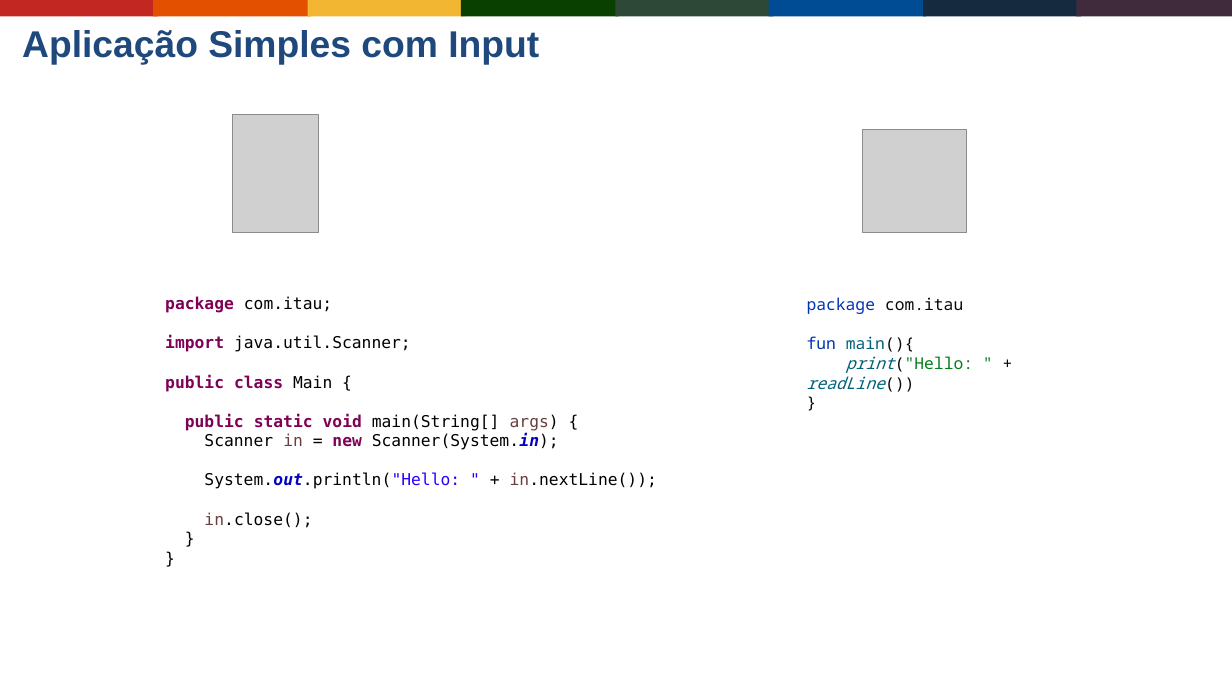
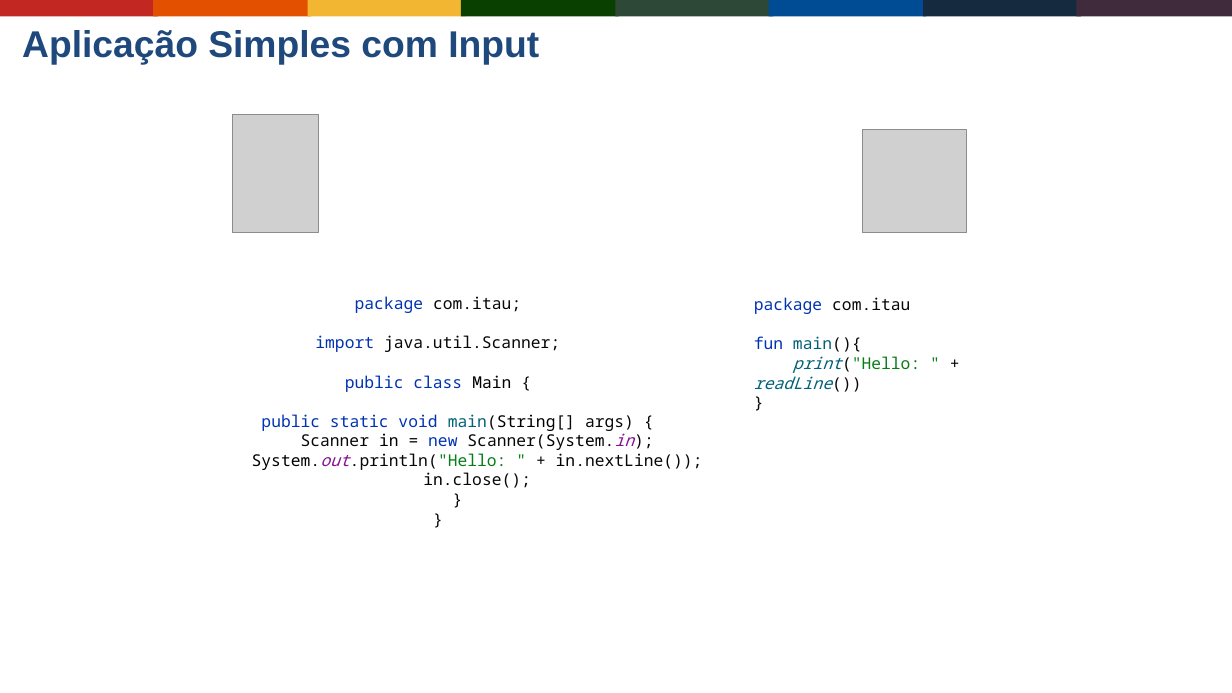
Before and after one commit to Gabrielgps25/meetup-kotlin-java-differences-features, a slide deck: slide 22 of buscando-interoperabilidade-entre-java-jvm-kotlin.odp. Drawn at 1232x693 pixels with LibreOffice and Linux fonts; fonts in the diff are those of the drawing; grey boxes stand for pictures; background and template pictures are left out. Boxes give left, top, right and bottom in pixels: in the first picture for what was removed or moved away, otherwise in the second. Text is boxed around its words. In the diff, an @@ line names an element or a change of style, - is before the commit and + after.

```diff
--- a/buscando-interoperabilidade-entre-java-jvm-kotlin.odp
+++ b/buscando-interoperabilidade-entre-java-jvm-kotlin.odp
@@ text at (252,296,703,488): text changed; font DejaVu Sans Mono to Noto Sans Mono; text colour #000000 to #080808 @@
-package com.itau;
-import java.util.Scanner;
-public class Main {
-public static void main(String[] args) {
-Scanner in = new Scanner(System.in);
-System.out.println("Hello: " + in.nextLine());
-in.close();
-}
-}
+package com.itau;
+import java.util.Scanner;
+public class Main {
+public static void main(String[] args) {
+Scanner in = new Scanner(System.in);
+System.out.println("Hello: " + in.nextLine());
+in.close();
+}
+}
@@ text "package com.itau": place and size @@
-text "package com.itau" at (807,297,973,389)
+text "package com.itau" at (754,297,920,389)
```
Also in this commit, not shown: 9 other slides changed, 1 other file.
